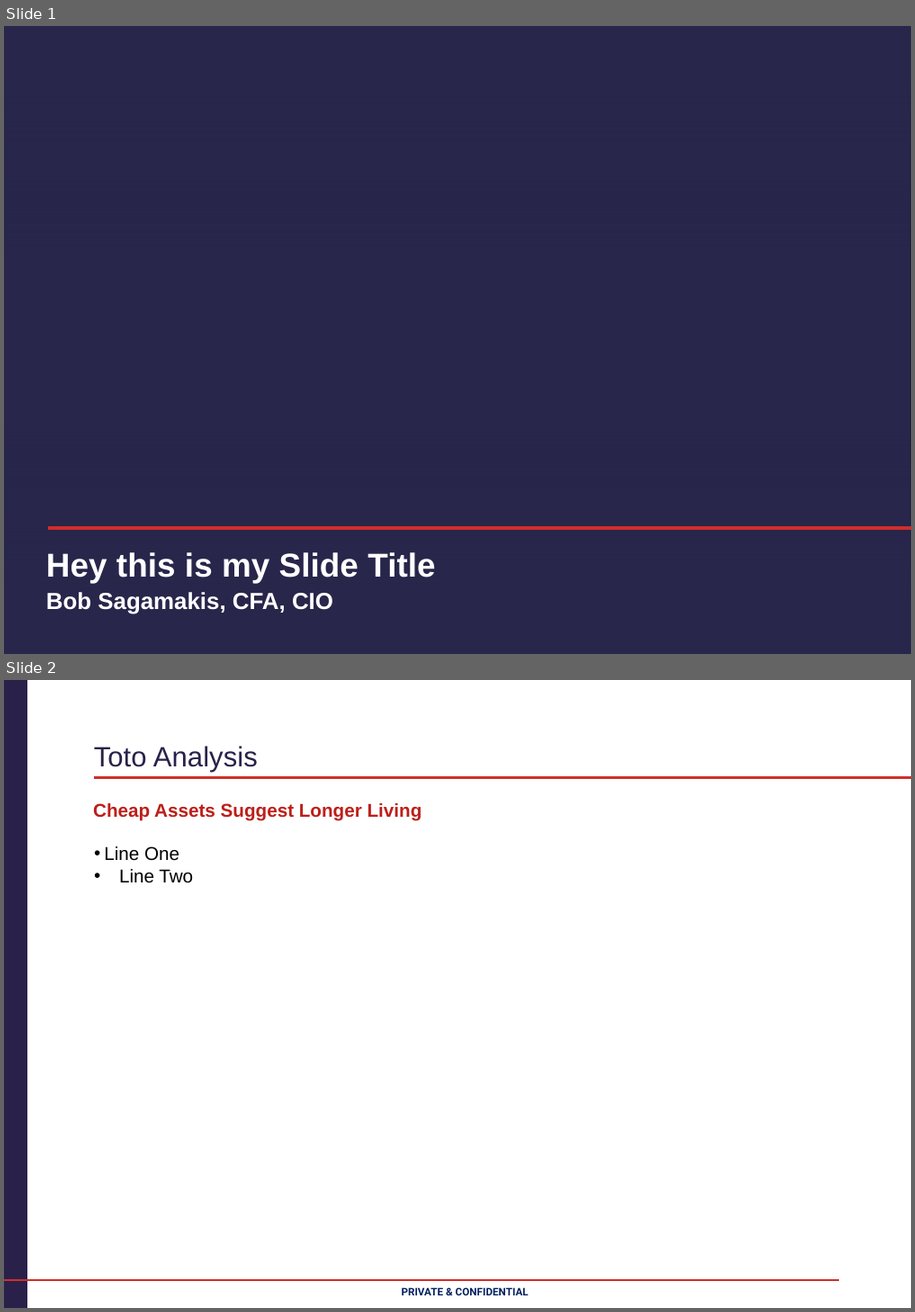
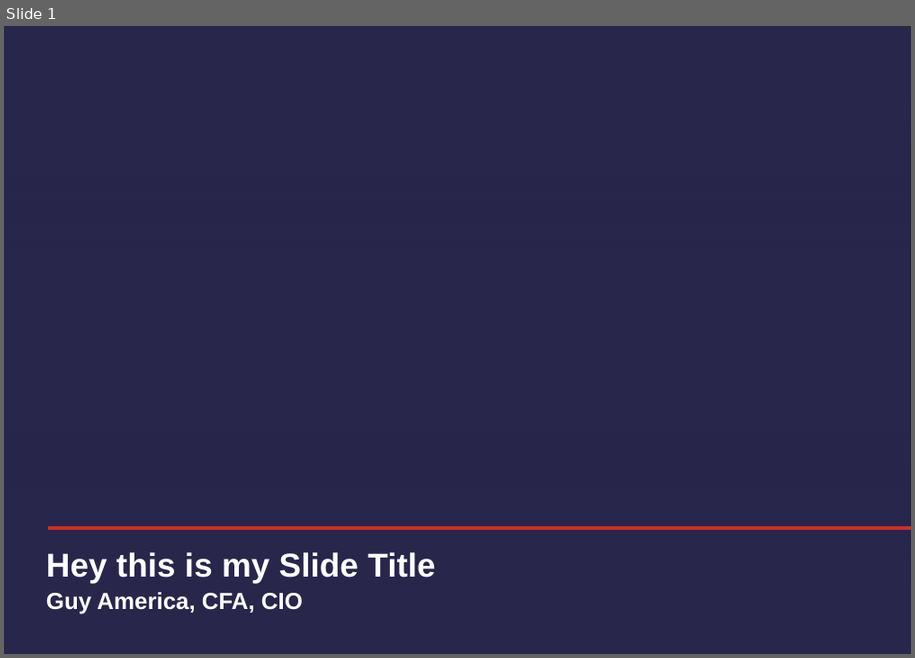
Before and after one commit to ellipsis-instruments/caim, a slide deck: test.pptx. Shown one above the other, each under a label of ours: slides 1 and 2 before the commit, slide 1 after it. The pictures are 915x1312 and 915x658 pixels, drawn with LibreOffice and Linux fonts; fonts in the diff are those of the drawing; background and template pictures are left out; a plain dark background stands for a picture behind light text. Boxes give left, top, right and bottom in pixels: in the first picture for what was removed or moved away, otherwise in the second. Text is boxed around its words. In the diff, an @@ line names an element or a change of style, - is before the commit and + after.

```diff
--- a/test.pptx
+++ b/test.pptx
@@ slide 2 removed at [4, 680, 911, 1308], background #FFFFFF @@
@@ freeform shape removed at [4, 680, 27, 1308] @@
@@ title removed at [94, 746, 258, 772] @@
-Toto Analysis
@@ freeform shape removed at [94, 768, 911, 778] @@
@@ text removed at [93, 803, 422, 821] @@
-Cheap Assets Suggest Longer Living
@@ text removed at [104, 846, 193, 883] @@
-• Line One
-• Line Two
@@ freeform shape removed at [4, 1271, 840, 1280] @@
@@ text removed at [402, 1288, 529, 1296] @@
-PRIVATE & CONFIDENTIAL
@@ slide 1 changed as well @@
@@ text at [46, 592, 303, 615]: text changed @@
-Bob Sagamakis, CFA, CIO
+Guy America, CFA, CIO
```
Also in this commit, not shown: 6 slides added, 4 other slides removed, 26 other files.
